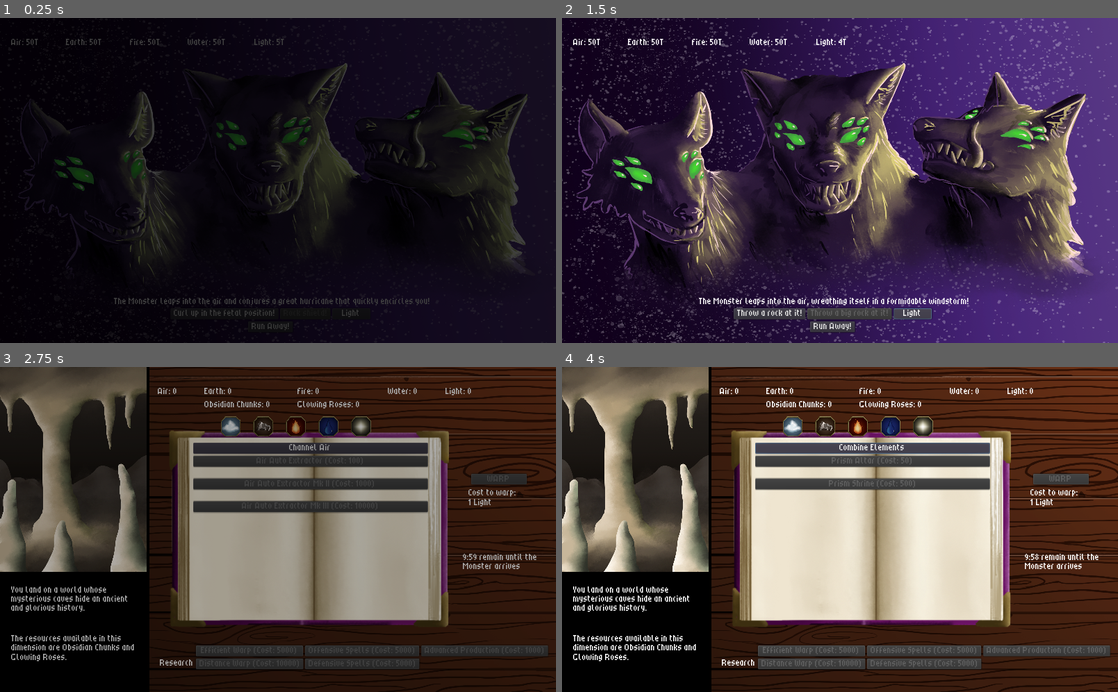
Above: before the commit, frames 1-4 (two rows, left to right).
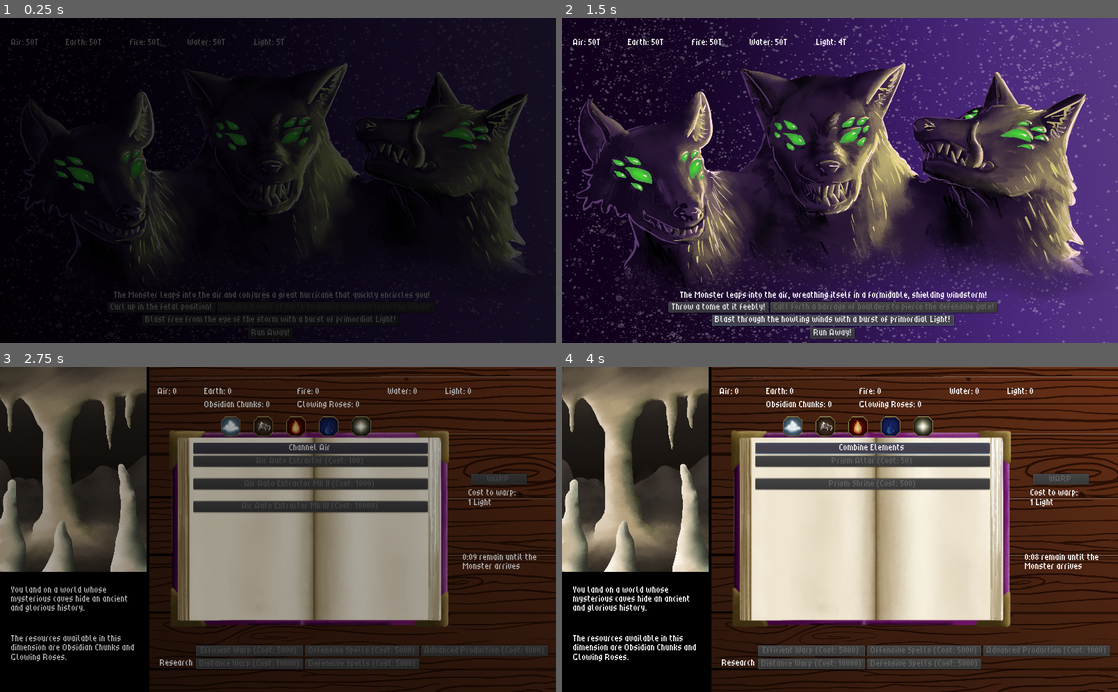
Above: after the commit, the same moments.

Repository: Kevin-Mortimer-19/Spellwarp
Game: Godot game, scene res://Scenes/MonsterFight.tscn
Two runs of this game, one before a commit and one after it. Both use one fixed random seed, a clock stepped at 60 frames per second and the inputs below. This scene is started directly instead of the project's main scene.
Inputs (mouse positions are in pixels of both pictures, inside the frame that each line leads up to):
- Up to frame 1 (0.25 s): no input
- Up to frame 2 (1.5 s): click "Light" (after the commit: "Blast free from the eye of th…") at 0.5 s; click "Light" (after the commit: "Blast through the howling win…") at 1.25 s
- Up to frame 3 (2.75 s): click "Run Away!" at 2 s
- Up to frame 4 (4 s): click (923, 425) at 2.75 s; click "Combine Elements" at 3.5 s

The runs differ from the first frame. In frame 1, 1.6% of the frame differs, in the area x 19-78%, y 84-99%; in frame 2, 4.1%, in the area x 19-79%, y 84-99%; in frame 3, less than 0.1%; in frame 4, less than 0.1%.

Commit message:
The Final BATTLE!!!
vegetables? who would win

Diff:
--- a/Scenes/MonsterFight.tscn
+++ b/Scenes/MonsterFight.tscn
@@ -126,37 +126,30 @@
 alignment = 1
 
 [node name="Label" type="Label" parent="Menu"]
-margin_top = 80.0
+margin_top = 68.0
 margin_right = 851.0
-margin_bottom = 94.0
+margin_bottom = 82.0
 align = 1
 
 [node name="CombatRow" type="HBoxContainer" parent="Menu"]
-margin_top = 98.0
+margin_top = 86.0
 margin_right = 851.0
-margin_bottom = 118.0
+margin_bottom = 106.0
 alignment = 1
 
 [node name="FailButton" type="Button" parent="Menu/CombatRow"]
-margin_left = 185.0
-margin_right = 365.0
+margin_left = 222.0
+margin_right = 402.0
 margin_bottom = 20.0
 rect_min_size = Vector2( 70, 20 )
 text = "Block it with your hands!"
 
 [node name="ElementButton" type="Button" parent="Menu/CombatRow"]
-margin_left = 369.0
-margin_right = 591.0
+margin_left = 406.0
+margin_right = 628.0
 margin_bottom = 20.0
 rect_min_size = Vector2( 70, 20 )
 text = "Block it with a shield of water!"
-
-[node name="LightButton" type="Button" parent="Menu/CombatRow"]
-margin_left = 595.0
-margin_right = 665.0
-margin_bottom = 20.0
-rect_min_size = Vector2( 70, 20 )
-text = "Light!"
 
 [node name="Advance" type="Button" parent="Menu/CombatRow"]
 visible = false
@@ -164,10 +157,23 @@
 margin_right = 622.0
 margin_bottom = 20.0
 
+[node name="LightRow" type="HBoxContainer" parent="Menu"]
+margin_top = 110.0
+margin_right = 851.0
+margin_bottom = 130.0
+alignment = 1
+
+[node name="LightButton" type="Button" parent="Menu/LightRow"]
+margin_left = 390.0
+margin_right = 460.0
+margin_bottom = 20.0
+rect_min_size = Vector2( 70, 20 )
+text = "Light!"
+
 [node name="WarpRow" type="HBoxContainer" parent="Menu"]
-margin_top = 122.0
+margin_top = 134.0
 margin_right = 851.0
-margin_bottom = 142.0
+margin_bottom = 154.0
 alignment = 1
 
 [node name="WarpButton" type="Button" parent="Menu/WarpRow"]
@@ -188,5 +194,5 @@
 
 [connection signal="pressed" from="Menu/CombatRow/FailButton" to="." method="_on_fail_button_pressed"]
 [connection signal="pressed" from="Menu/CombatRow/ElementButton" to="." method="_on_element_button_pressed"]
-[connection signal="pressed" from="Menu/CombatRow/LightButton" to="." method="_on_light_button_pressed"]
+[connection signal="pressed" from="Menu/LightRow/LightButton" to="." method="_on_light_button_pressed"]
 [connection signal="pressed" from="Menu/WarpRow/WarpButton" to="Menu/WarpRow/WarpButton" method="_on_warp_pressed"]
--- a/Scripts/BossFight.gd
+++ b/Scripts/BossFight.gd
@@ -4,7 +4,7 @@
 onready var FightLabel = $Menu/Label
 onready var FailButton = $Menu/CombatRow/FailButton
 onready var ElementButton = $Menu/CombatRow/ElementButton
-onready var LightButton = $Menu/CombatRow/LightButton
+onready var LightButton = $Menu/LightRow/LightButton
 
 onready var air_label: Label = $Elements/Air/Count
 onready var earth_label: Label = $Elements/Earth/Count
@@ -58,24 +58,24 @@
 
 	rng.randomize()
 	element_text_update()
-	AirAttack = Event.new("The Monster leaps into the air and c …(73 unchanged characters)… AIR, "Curl up in the fetal position!", "Rock shield!", "Light")
-	AirDefend = Event.new("The Monster leaps into the air, wreathing itself in a formidable windstorm!", ResourceList.RES.AIR, "Throw a rock at it!", "Throw a big rock at it!", "Light")
+	AirAttack = Event.new("The Monster leaps into the air and c …(73 unchanged characters)… AIR, "Curl up in the fetal position!", "Conjure a wall of Earth to shield yourself from the winds!", "Blast free from the eye of the storm with a burst of primordial Light!")
+	AirDefend = Event.new("The Monster leaps into the air, wreathing itself in a formidable, shielding windstorm!", ResourceList.RES.AIR, "Throw a tome at it feebly!", "Call forth a barrage of boulders to pierce the defensive gale!", "Blast through the howling winds with a burst of primordial Light!")
 	air_events.append(AirAttack)
 	air_events.append(AirDefend)
 
-	EarthAttack = Event.new("The Monster smashes into the ground, causing the earth itself to quake in fear!", ResourceList.RES.EARTH, "Jump!", "Fly!", "Light")
-	EarthDefend = Event.new("The Monster digs into the ground, taking shelter amid walls of upturned mineral!", ResourceList.RES.EARTH, "Fail", "Air Cutter", "Light")
+	EarthAttack = Event.new("The Monster smashes into the ground, causing the earth itself to quake in fear!", ResourceList.RES.EARTH, "Jump into the air!", "Wreathe yourself in magical Air and take flight!", "Suffuse the land itself with the Light of pure magic, steadying it against the quake!")
+	EarthDefend = Event.new("The Monster digs into the ground, taking shelter amid walls of upturned mineral!", ResourceList.RES.EARTH, "Hurl an empty bottle at the rocks!", "Rip the boulders from the earth with a whirlwind of Air!", "Reduce the stony barrier to ash with a beam of Light!")
 	earth_events.append(EarthAttack)
 	earth_events.append(EarthDefend)
 
-	FireAttack = Event.new("The Monster attacks, breathing a jet of smoldering fire towards you!", ResourceList.RES.FIRE, "Stop, drop, and roll!", "Doues the flames with water!", "Light")
-	FireDefend = Event.new("The Monster begins to glow, and the surrounding terrain melts and burns in the intense heat!", ResourceList.RES.FIRE, "Charge through the flames!", "Douse the vortex with water!", "Light")
+	FireAttack = Event.new("The Monster attacks, breathing a jet of smoldering fire towards you!", ResourceList.RES.FIRE, "Stop, drop, and roll!", "Quell the roaring flames, surrounding yourself in a torrent of Water!", "Snuff out the fires of darkness with a flare of Light!")
+	FireDefend = Event.new("The Monster begins to glow, and the surrounding terrain melts and burns in the intense heat!", ResourceList.RES.FIRE, "Charge into the molten aura!", "Douse the conflagration with a downpour of freezing Water!", "Nullify the heat and restore the melted plane with a rippling wave of Light!")
 	fire_events.append(FireAttack)
 	fire_events.append(FireDefend)
 
 
-	WaterAttack = Event.new("The Monster roars, summoning a mighty flood to wash away its foe!", ResourceList.RES.WATER, "Dive in!", "Raise a wall of fire!", "Light")
-	WaterDefend = Event.new("The temperature drops suddenly as the Monster's fur takes on an icy sheen!", ResourceList.RES.WATER, "Punch the ice!", "Melt the ice!", "Light")
+	WaterAttack = Event.new("The Monster roars, summoning a mighty flood to wash away its foe!", ResourceList.RES.WATER, "Dive straight in!", "Vaporize the oncoming wall of surf with a broiling arc of Fire!", "Rend through the waves with rapid blasts of unyeilding Light!")
+	WaterDefend = Event.new("The temperature drops suddenly as the Monster's fur takes on an icy sheen!", ResourceList.RES.WATER, "Punch through the frost!", "Melt through its frozen shields, and scorch the Monster with a roaring pillar of primordial Fire!", "Shatter the ice with a hammering barrage of superconcentrated Light!")
 	water_events.append(WaterAttack)
 	water_events.append(WaterDefend)
 	turn_count = 1
@@ -212,8 +212,8 @@
 func overwhelming_darkness():
 	FightLabel.set_text("The Monster charges up a blast of overwhelming darkness!")
 	ElementButton.visible = false
-	FailButton.set_text("Cower in Fear!")
-	LightButton.set_text("The Monster's darkness is no match for your light!")
+	FailButton.set_text("Cower in fear... across worlds and stars, has your promised end finally come?")
+	LightButton.set_text("You won't back down... not this time. Power radiates from within you! The Monster's darkness is no match for your light!")
 
 func game_over():
 	SoundPlayer.play_sound(SoundPlayer.DEATH)
--- a/Scripts/TimeLimit.gd
+++ b/Scripts/TimeLimit.gd
@@ -5,7 +5,7 @@
 onready var Fade = get_node("../UI/SceneTransitionRect")
 
 # Time (in seconds) until the monster appears
-var start_time = 600
+var start_time = 10
 
 onready var Display = $Display
 
